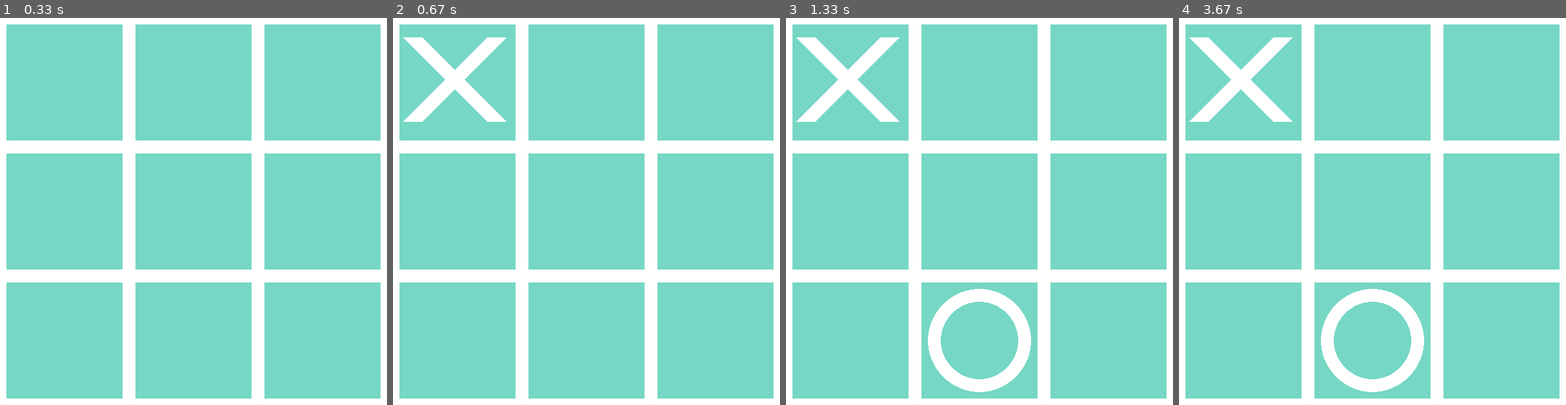
Above: before the commit, frames 1-4 (left to right).
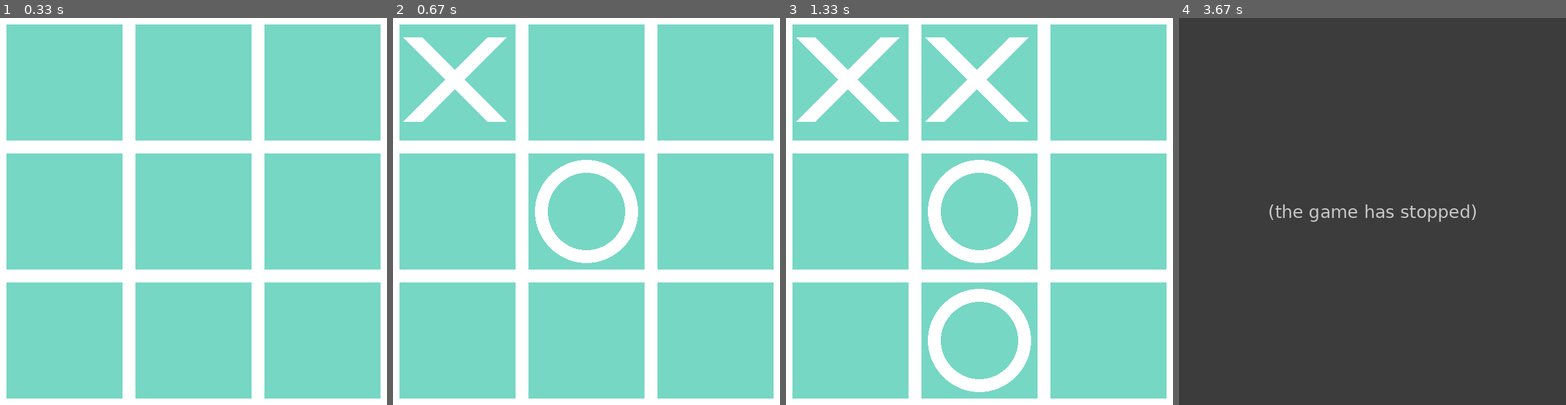
Above: after the commit, the same moments.

Repository: SpicyPepper06/CODIS-TDR
Game: pygame game, started from Codis de Python/TicTacToe/tictactoe_pygame.py
Two runs of this game, one before a commit and one after it. Both use one fixed random seed, a clock stepped at 60 frames per second and the inputs below.
Inputs (mouse positions are in pixels of both pictures, inside the frame that each line leads up to):
- Up to frame 1 (0.33 s): no input
- Up to frame 2 (0.67 s): click (586, 211) at 0.38 s
- Up to frame 3 (1.33 s): click (1018, 296) at 0.8 s
- Up to frame 4 (3.67 s): no input

Frame 1 is identical in both runs. In frame 2, 2.4% of the frame differs, in the area x 36-64%, y 36-64%; in frame 3, 4.5%; in frame 4, 100%, in the area x 0-100%, y 0-100%.
After the commit the program exited at 3.5 s; later frames show no game.

Commit message:
Update tictactoe_pygame.py

Diff:
--- a/Codis de Python/TicTacToe/tictactoe_pygame.py
+++ b/Codis de Python/TicTacToe/tictactoe_pygame.py
@@ -86,6 +86,7 @@
     global GameRunning
     if CheckWinner(board):
         PrintBoard(board)
+        pygame.time.delay(2000)
         GameRunning=False
         print('El joc ha acabat')
         if currentPlayer=='O':
@@ -95,6 +96,7 @@
         print(f'El guanyador és {currentPlayer}')
     elif CheckTie():
         PrintBoard(board)
+        pygame.time.delay(2000)
         GameRunning=False
         print('És un empat!')
 #randomMove AI
@@ -244,6 +246,8 @@
 turn=0
 screen=pygame.display.set_mode(size)
 draw_board(board)
+clock = pygame.time.Clock()
+
 pygame.display.update()
 while GameRunning:
 
@@ -251,22 +255,26 @@
     for event in pygame.event.get():
         if event.type==pygame.QUIT:
             sys.exit()
-        if event.type==pygame.MOUSEBUTTONDOWN:
-
-            posx=math.trunc(event.pos[0]/200)
-            posy=math.trunc(event.pos[1]/200)
-            signx_pos=posx*SQUARE+SQUARE/2
-            signy_pos=posy*SQUARE+SQUARE/2
-            position=transformxy(int(posx),int(posy))
-            print(position)
-            if turn==0:
-                CorMove()
-            elif turn==1:
-                draw_o(position)
+
+        if turn==0:
+            pygame.time.delay(500)
+            CorMove()
             turn+=1
             turn=turn%2
-            pygame.display.update()
-            PrintBoard(board)
+        elif turn==1:
+            if event.type==pygame.MOUSEBUTTONDOWN:
+
+                posx=math.trunc(event.pos[0]/200)
+                posy=math.trunc(event.pos[1]/200)
+                signx_pos=posx*SQUARE+SQUARE/2
+                signy_pos=posy*SQUARE+SQUARE/2
+                position=transformxy(int(posx),int(posy))
+                if board[position] == '?':
+                    draw_o(position)
+                    turn+=1
+                    turn=turn%2
+        pygame.display.update()
+
     # PrintBoard(board)
 
     # CheckTurn()
